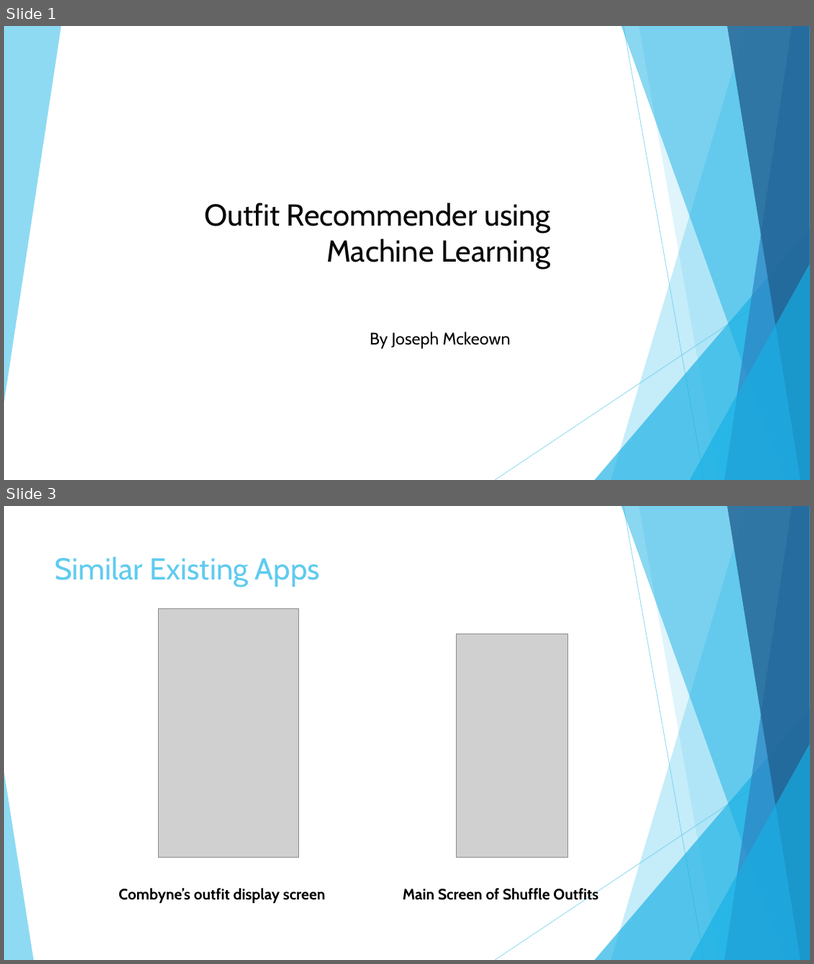
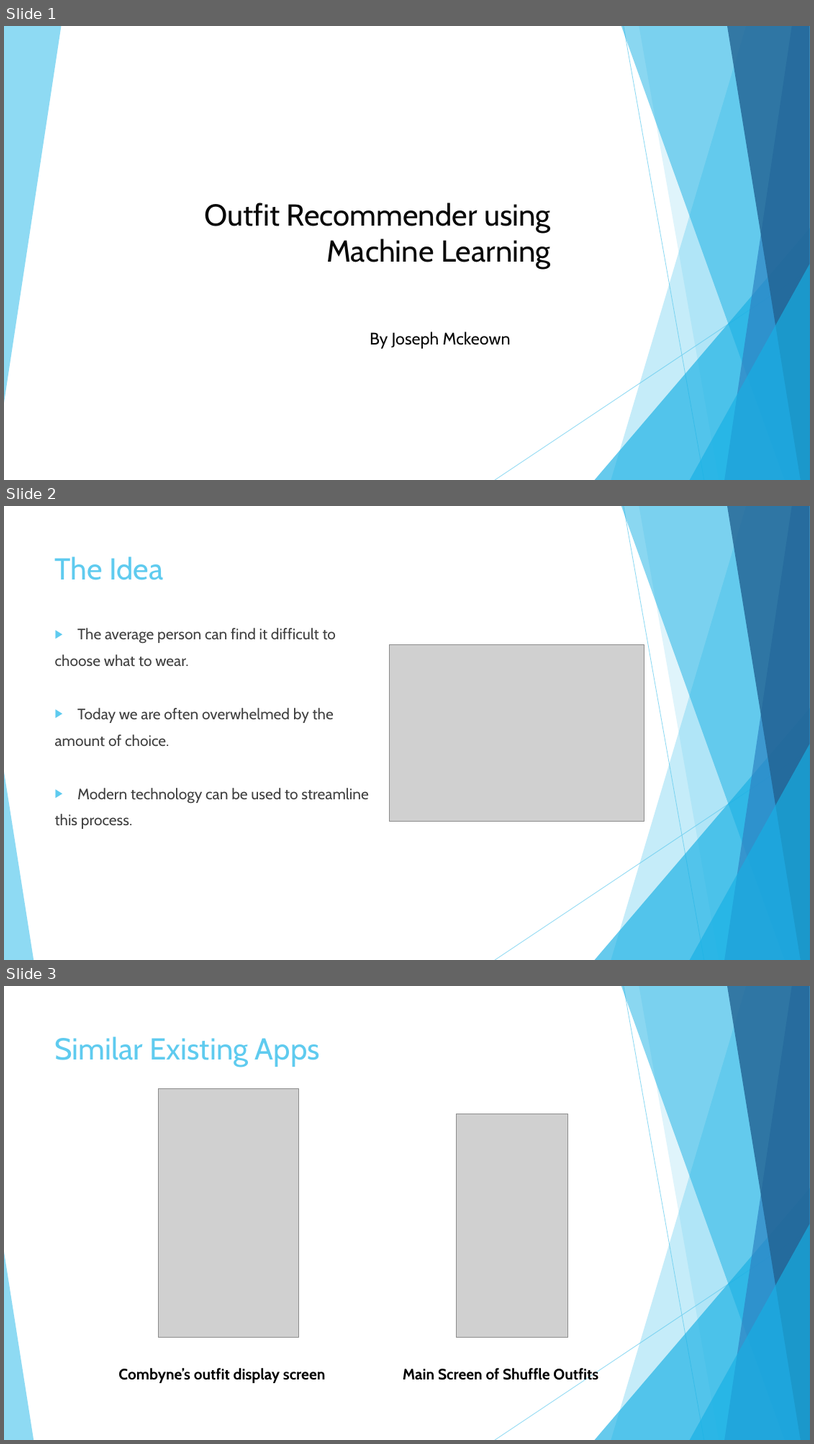
Before and after one commit to kmck712/FYP, a slide deck: porjectPosterThing.pptx. Shown one above the other, each under a label of ours: slides 1 and 3 before the commit, slides 1, 2 and 3 after it; the slides between them are not shown. The pictures are 814x964 and 814x1444 pixels, drawn with LibreOffice and Linux fonts; fonts in the diff are those of the drawing; grey boxes stand for pictures. Boxes give left, top, right and bottom in pixels: in the first picture for what was removed or moved away, otherwise in the second. Text is boxed around its words. In the diff, an @@ line names an element or a change of style, - is before the commit and + after.

```diff
--- a/porjectPosterThing.pptx
+++ b/porjectPosterThing.pptx
@@ slide 2 added at [4, 506, 810, 960], background #FFFFFF; not listed: 10 template elements that a slide beside it also shows @@
@@ title added at [55, 556, 163, 580], 36 pt, text #5FCBEF @@
+The Idea
@@ text added at [55, 628, 368, 829], 18 pt, text #404040 @@
+▶ The average person can find it difficult to
+choose what to wear.
+▶ Today we are often overwhelmed by the
+amount of choice.
+▶ Modern technology can be used to streamline
+this process.
@@ picture added at [390, 644, 645, 822] @@
```
Also in this commit, not shown: 2 slides removed, 6 other files.
